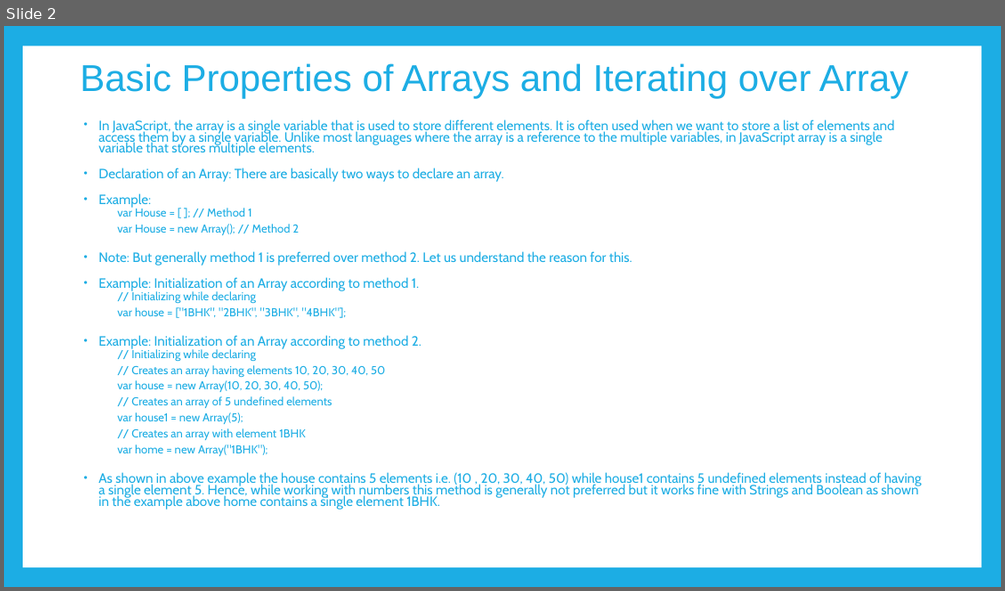
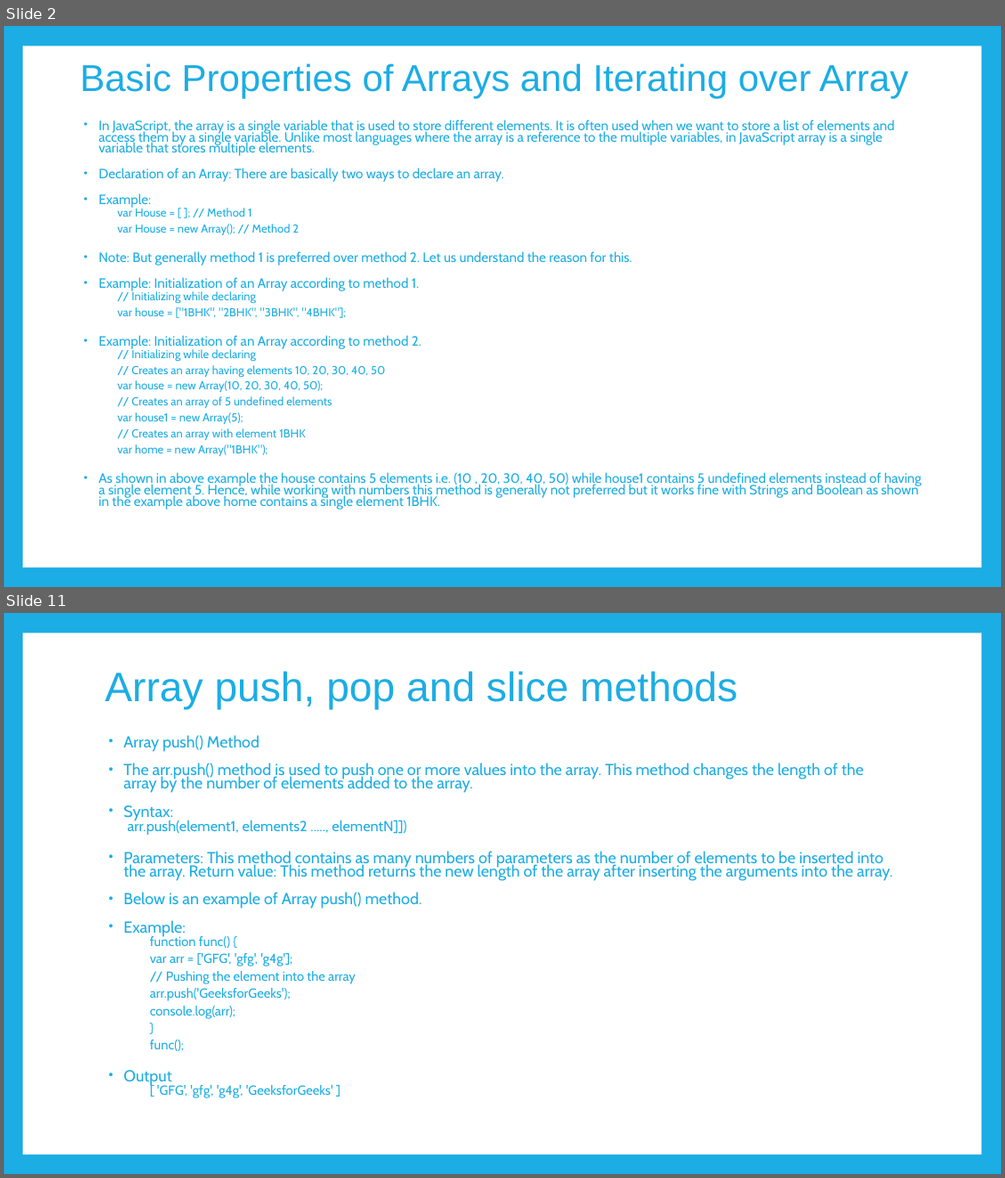
Before and after one commit to PramodJana/JavaScript, a slide deck: GFG JS Course Curriculam/Articles/005 Arrays.pptx. Shown one above the other, each under a label of ours: slide 2 before the commit, slides 2 and 11 after it; the slides between them are not shown. The pictures are 1005x591 and 1005x1178 pixels, drawn with LibreOffice and Linux fonts; fonts in the diff are those of the drawing. Boxes give left, top, right and bottom in pixels: in the first picture for what was removed or moved away, otherwise in the second. Text is boxed around its words. In the diff, an @@ line names an element or a change of style, - is before the commit and + after.

```diff
--- a/GFG JS Course Curriculam/Articles/005 Arrays.pptx
+++ b/GFG JS Course Curriculam/Articles/005 Arrays.pptx
@@ slide 11 added at [4, 613, 1001, 1174], background #1CADE4; not listed: 1 template element that a slide beside it also shows @@
@@ title added at [105, 671, 737, 710], 39.6 pt, text #1CADE4 @@
+Array push, pop and slice methods
@@ text added at [123, 735, 892, 1098], 15.4 pt, text #1CADE4 @@
+• Array push() Method
+• The arr.push() method is used to push one or more values into the array. This method changes the length of the array by the number of elements added to the array.
+• Syntax:
+  arr.push(element1, elements2 ....., elementN]])
+• Parameters: This method contains as many numbers of parameters as the number of elements to be inserted into the array. Return value: This method returns the new length of the array after inserting the arguments into the array.
+• Below is an example of Array push() method.
+• Example:
+    function func() {
+    var arr = ['GFG', 'gfg', 'g4g'];
+    // Pushing the element into the array
+    arr.push('GeeksforGeeks');
+    console.log(arr);
+    }
+    func();
+• Output
+    [ 'GFG', 'gfg', 'g4g', 'GeeksforGeeks' ]
```
Also in this commit, not shown: 1 slide changed, 36 other slides added, 18 slides removed, 7 other files.
